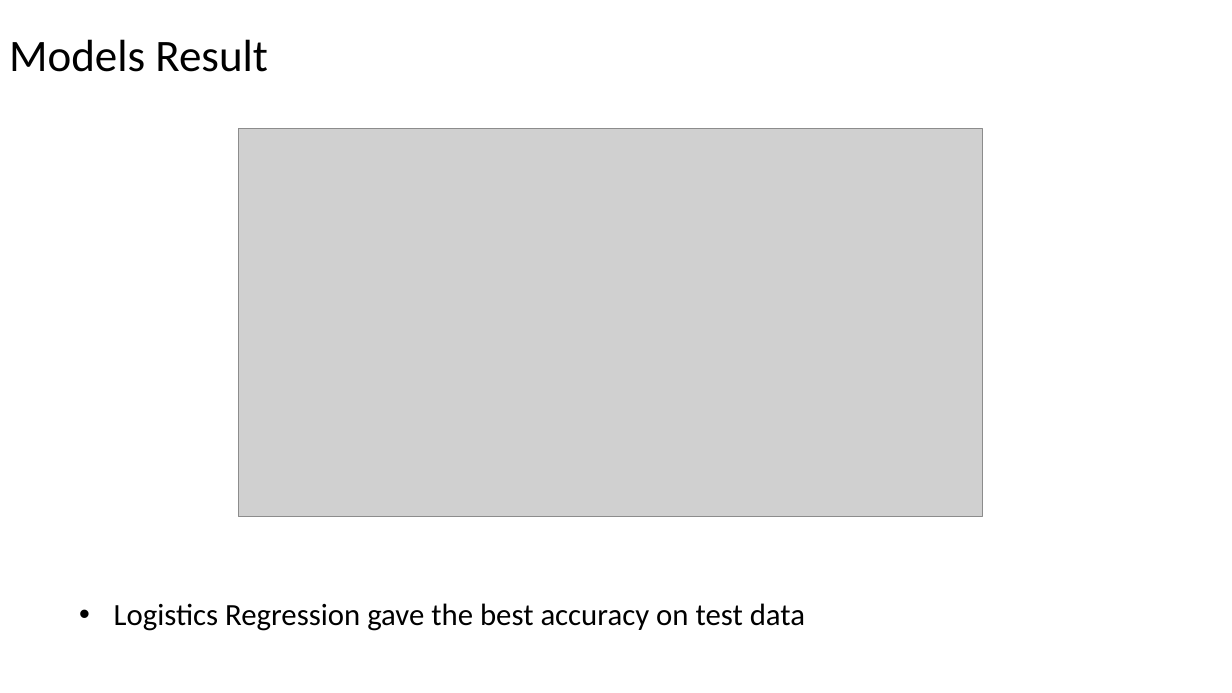
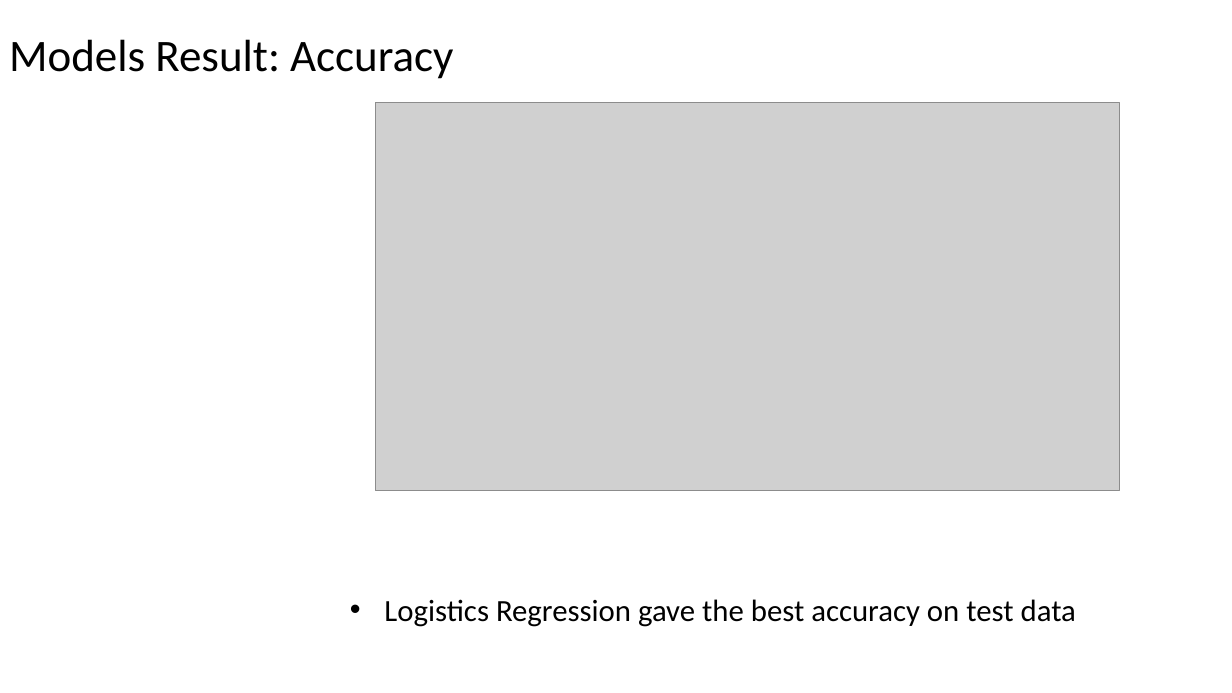
Before and after one commit to pzogcoder/Capstone-2, a slide deck: slide 18 of Capstone 3_Presentatoon_101721.pptm. Drawn at 1232x693 pixels with LibreOffice and Linux fonts; fonts in the diff are those of the drawing; grey boxes stand for pictures. Boxes give left, top, right and bottom in pixels: in the first picture for what was removed or moved away, otherwise in the second. Text is boxed around its words. In the diff, an @@ line names an element or a change of style, - is before the commit and + after.

```diff
--- a/Capstone 3_Presentatoon_101721.pptm
+++ b/Capstone 3_Presentatoon_101721.pptm
@@ text at [9,39,453,79]: text changed @@
-Models Result
+Models Result: Accuracy
@@ picture: place and size @@
-picture at [238,128,982,518]
+picture at [375,102,1119,491]
@@ text "Logistics Regression gave the best ...": place and size @@
-text "Logistics Regression gave the best ..." at [114,603,805,631]
+text "Logistics Regression gave the best ..." at [384,599,1076,627]
```
Also in this commit, not shown: 3 other slides changed, 2 slides added.
